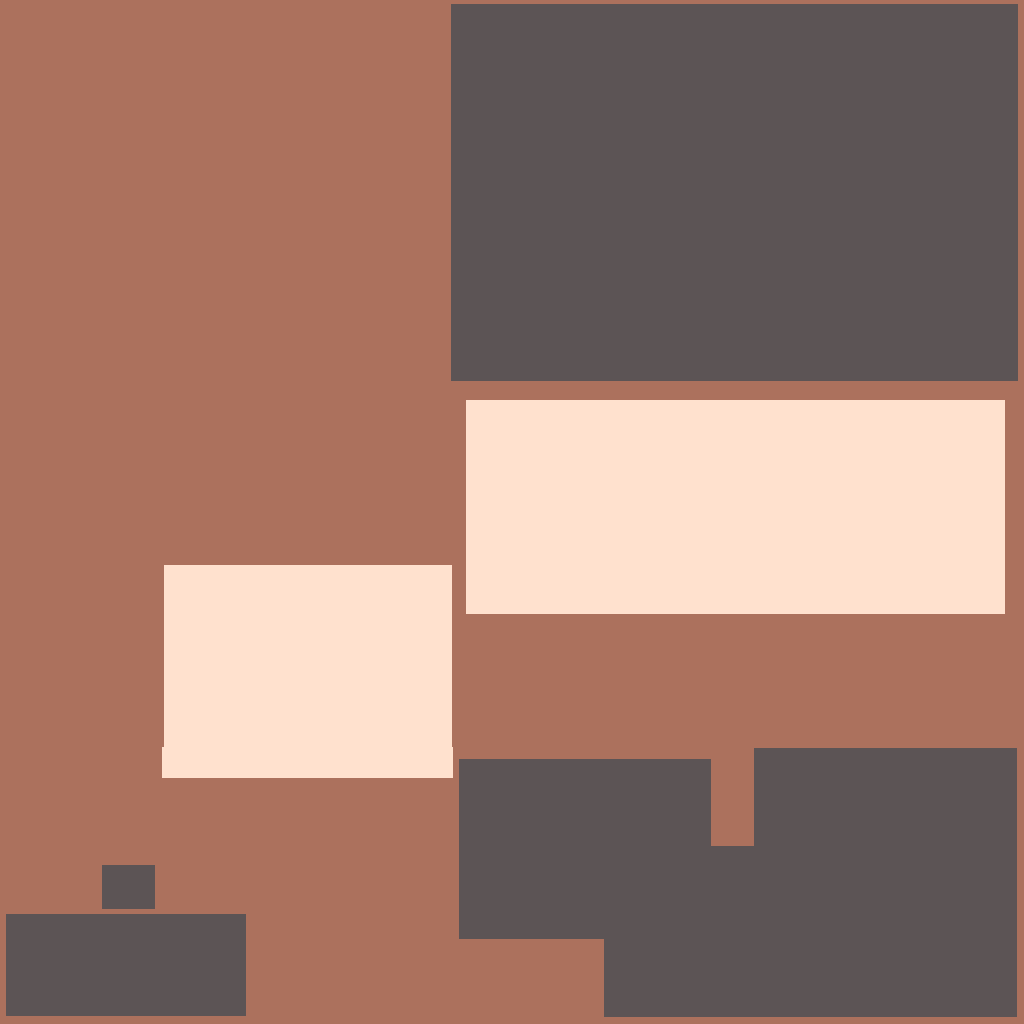
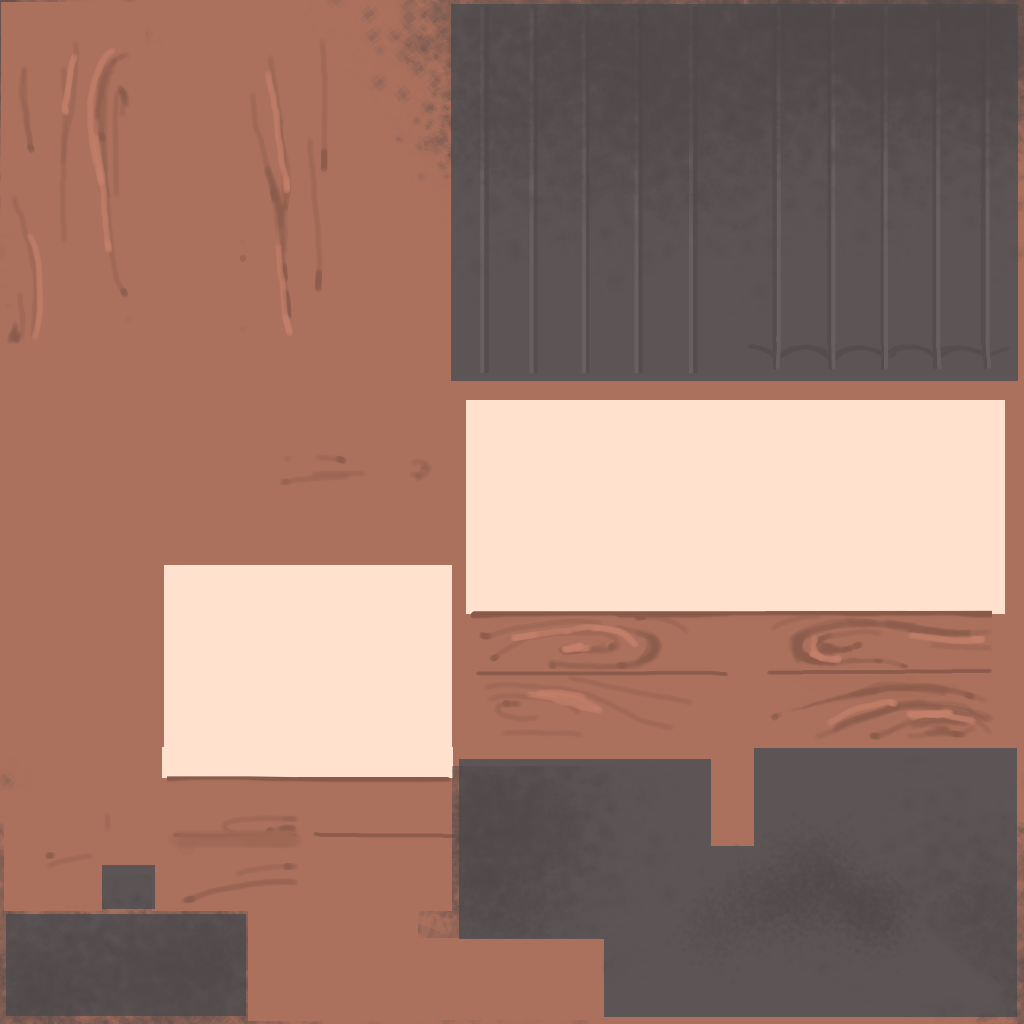
Before/after of a 1024x1024 layered artwork. What changed in the layer stack:
added group "Layer Set" (1st of 3) with 2 layers above "Layer Set" over [0, 0, 1024, 1024]
added layer "Layer" (2nd of 9, in "Layer Set") in group "Layer Set" over [0, 0, 1024, 1024]
added group "Layer Set" (2nd of 3) with 2 layers above "Layer Set" over [32, 7, 1016, 1014]
added layer "Layer" (3rd of 9, in "Layer Set") in group "Layer Set" over [35, 7, 991, 1013]
added layer "Layer" (4th of 9, in "Layer Set") in group "Layer Set" over [32, 7, 1016, 1014]
added group "Layer Set" (3rd of 3) with 2 layers above "Layer" over [5, 37, 995, 904]
added layer "Layer" (5th of 9, in "Layer Set") in group "Layer Set" over [26, 46, 986, 856]
added layer "Layer" (6th of 9, in "Layer Set") in group "Layer Set" over [5, 37, 995, 904]
